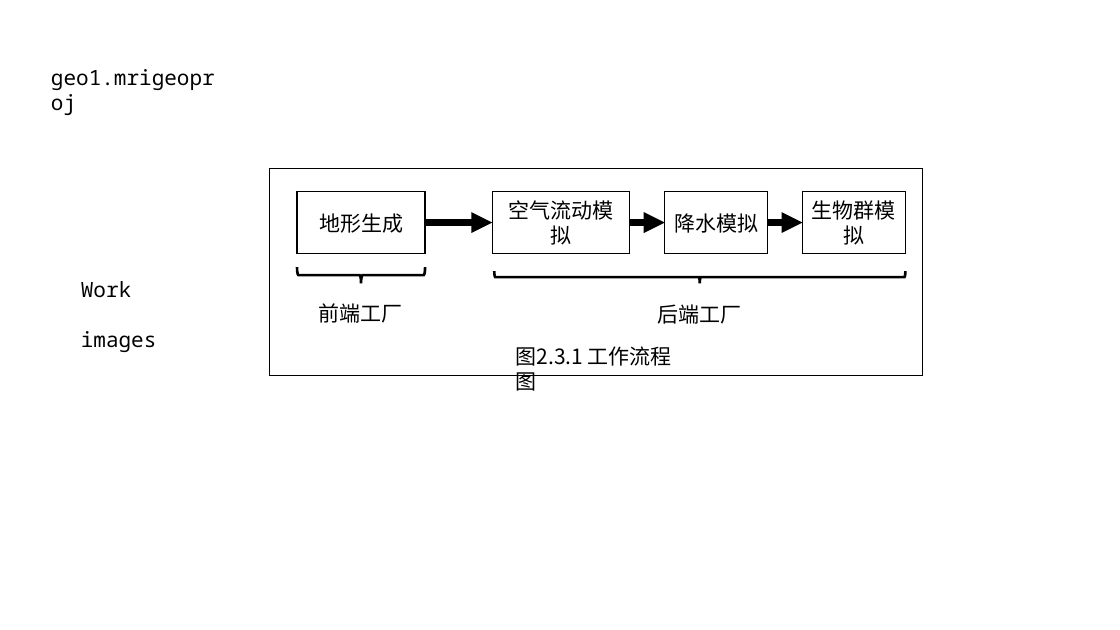
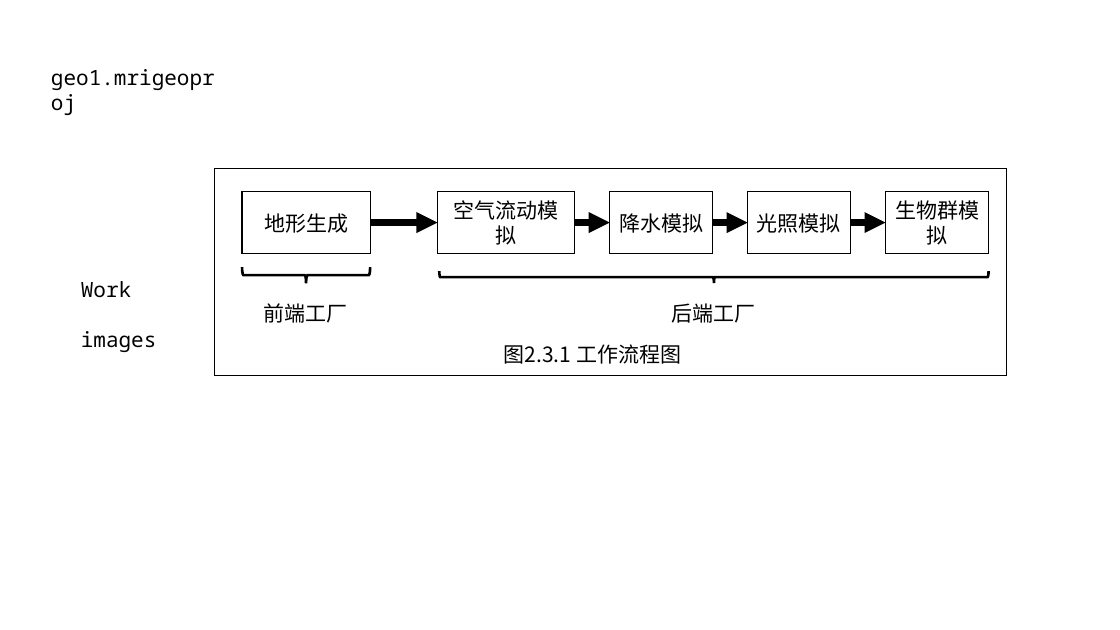
Before and after one commit to ijrys/WorldCreater, a slide deck: slide 2 of Docs/Technology.pptx. Drawn at 1120x630 pixels with LibreOffice and Linux fonts; fonts in the diff are those of the drawing. Boxes give left, top, right and bottom in pixels: in the first picture for what was removed or moved away, otherwise in the second. Text is boxed around its words. In the diff, an @@ line names an element or a change of style, - is before the commit and + after.

```diff
--- a/Docs/Technology.pptx
+++ b/Docs/Technology.pptx
@@ rectangle: place and size @@
-rectangle at (270,169,923,376)
+rectangle at (214,169,1007,376)
@@ rectangle added at (748,192,850,254), outline #000000 1 pt, 18 pt, text #000000 @@
+光照模拟
@@ rectangle "生物群模拟": place and size @@
-rectangle "生物群模拟" at (802,192,905,254)
+rectangle "生物群模拟" at (886,192,989,254)
@@ 3 rectangles, 3 arrows, 1 text, 1 left brace: place and size @@
-3 rectangles, 3 arrows, 1 text, 1 left brace at (297,192,802,323)
+3 rectangles, 3 arrows, 1 text, 1 left brace at (242,192,748,323)
@@ arrow added from (850, 223) to (886, 223), #000000 6 pt @@
@@ left brace: place and size @@
-left brace at (494,271,905,283)
+left brace at (439,271,989,283)
@@ text "后端工厂": place and size @@
-text "后端工厂" at (657,304,741,324)
+text "后端工厂" at (671,303,755,323)
@@ text "图2.3.1 工作流程图" rewrapped from (516,346,672,391) to (504,344,681,364) @@
```
Also in this commit, not shown: 1 other slide changed, 3 slides added, 27 other files.
